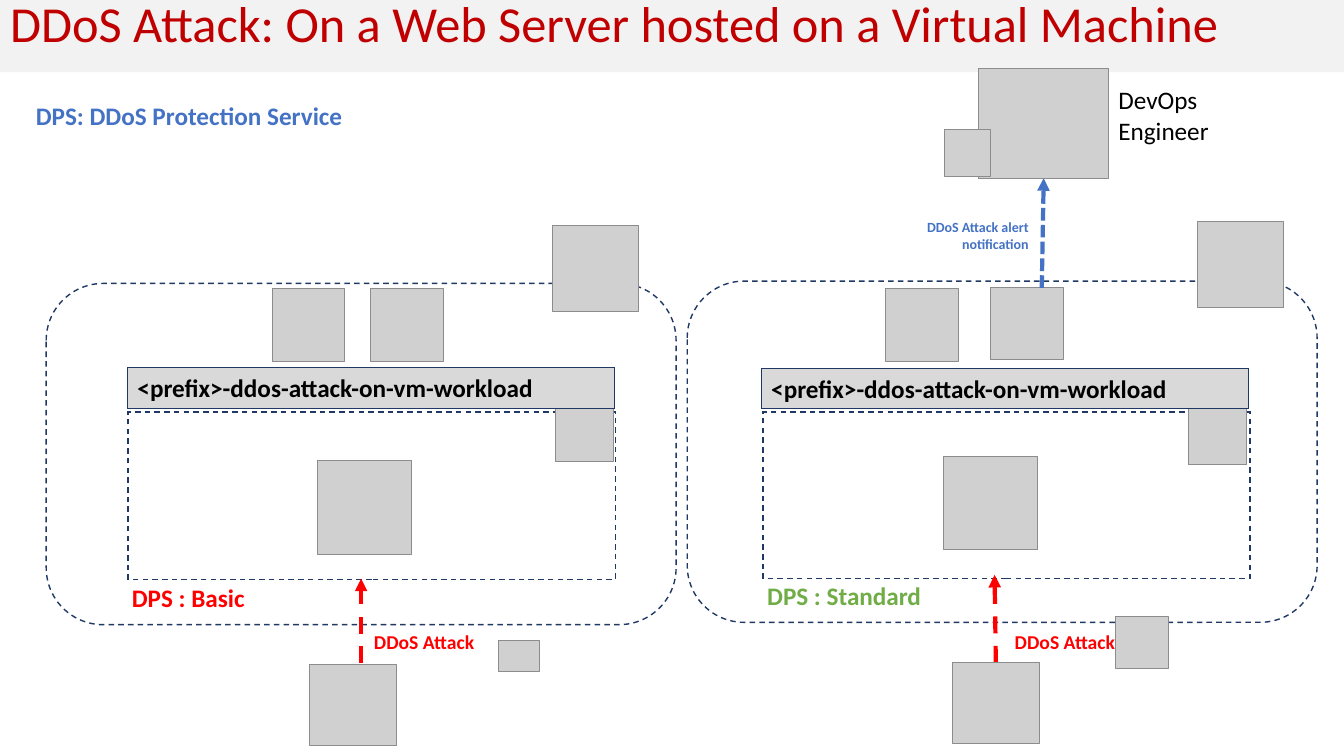
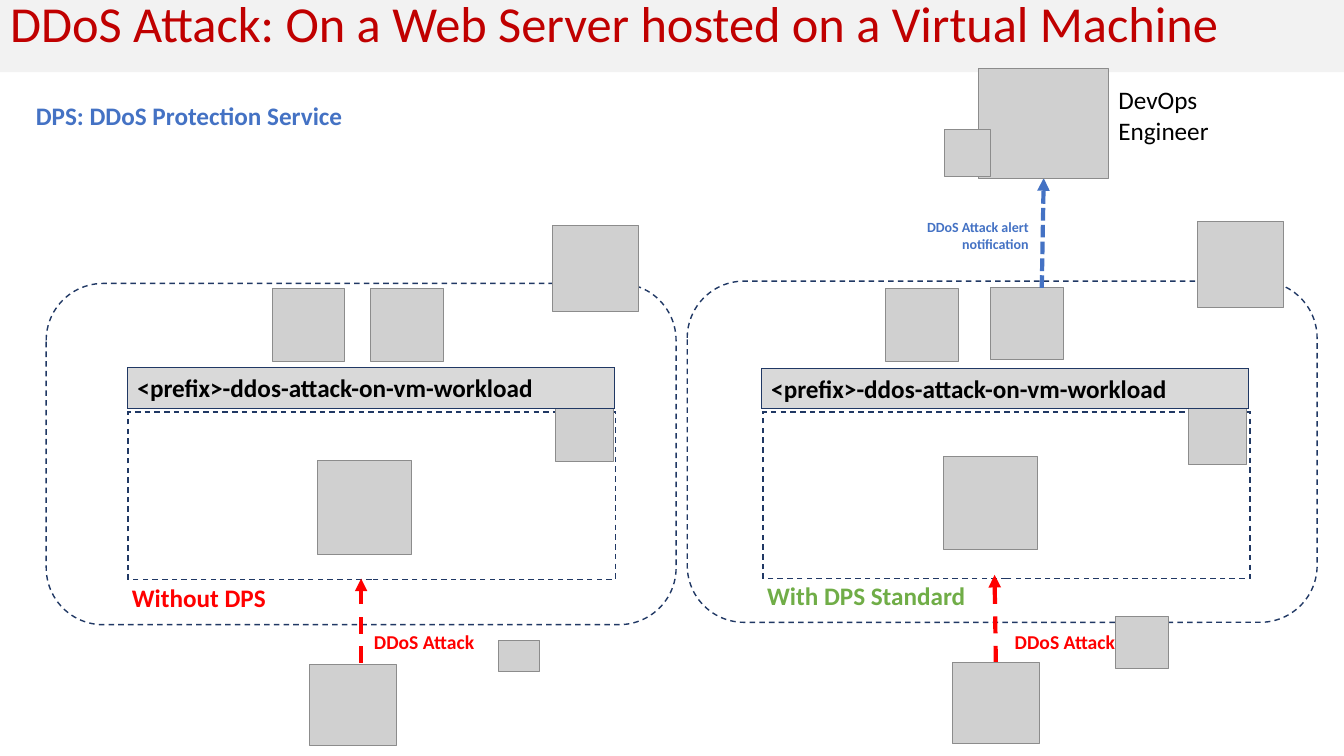
Before and after one commit to Cloudneeti/azure-security-scenarios, a slide deck: slide 15 of scenarios/Azure Security - Proof of concepts.pptx. Drawn at 1344x756 pixels with LibreOffice and Linux fonts; fonts in the diff are those of the drawing; grey boxes stand for pictures. Boxes give left, top, right and bottom in pixels: in the first picture for what was removed or moved away, otherwise in the second. Text is boxed around its words. In the diff, an @@ line names an element or a change of style, - is before the commit and + after.

```diff
--- a/scenarios/Azure Security - Proof of concepts.pptx
+++ b/scenarios/Azure Security - Proof of concepts.pptx
@@ text at bbox=[132, 589, 266, 608]: text changed @@
-DPS : Basic
+Without DPS
@@ text at bbox=[767, 587, 965, 605]: text changed @@
-DPS : Standard
+With DPS Standard
```
Also in this commit, not shown: 1 slide removed, 1 other file.
